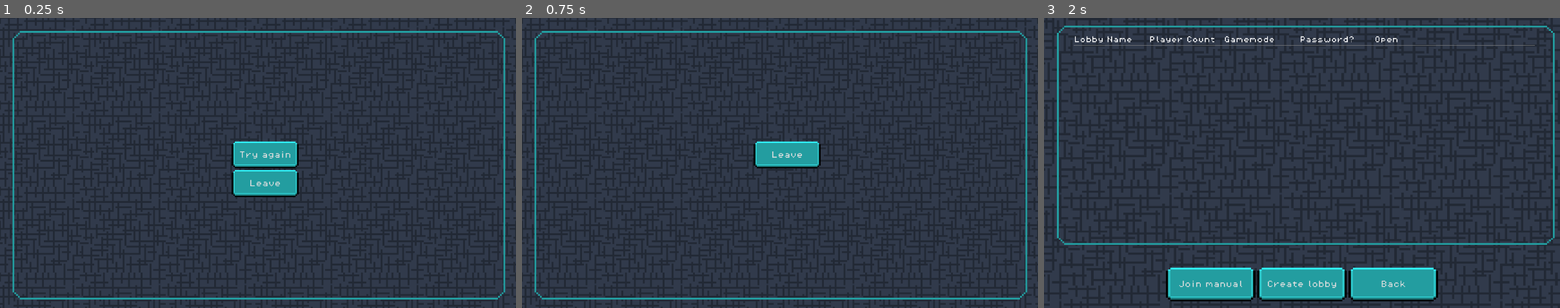
Above: before the commit, frames 1-3 (left to right).
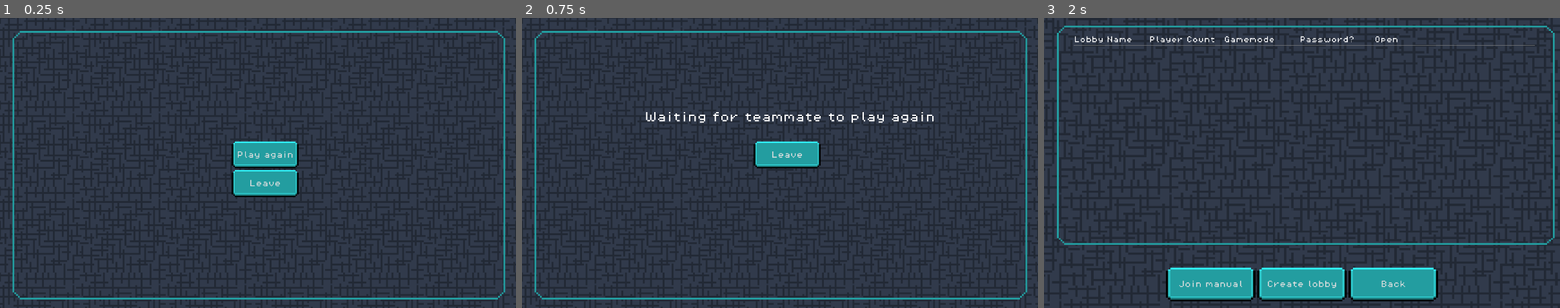
Above: after the commit, the same moments.

Repository: sublollipp/resonant_runners
Game: Godot game, scene res://Scenes/UI/game_over.tscn
Two runs of this game, one before a commit and one after it. Both use one fixed random seed, a clock stepped at 60 frames per second and the inputs below. This scene is started directly instead of the project's main scene.
Inputs:
- Up to frame 1 (0.25 s): no input
- Up to frame 2 (0.75 s): click "Try again" (after the commit: "Play again") at 0.5 s
- Up to frame 3 (2 s): click "Leave" at 1.25 s

The runs differ from the first frame. In frame 1, 0.1% of the frame differs, in the area x 46-57%, y 46-49%; in frame 2, 0.5%, in the area x 24-80%, y 32-37%; in frame 3, nothing differs.

Commit message:
UI snask

Diff:
--- a/Scenes/UI/game_over.tscn
+++ b/Scenes/UI/game_over.tscn
@@ -1,9 +1,10 @@
-[gd_scene load_steps=5 format=3 uid="uid://dmd4xitdm5yln"]
+[gd_scene load_steps=6 format=3 uid="uid://dmd4xitdm5yln"]
 
 [ext_resource type="Script" uid="uid://c4eceknilbe0r" path="res://Scripts/UI/game_over.gd" id="1_jxkuk"]
 [ext_resource type="Texture2D" uid="uid://chs7bqnkftfqf" path="res://Assets/RRUiBackground.png" id="2_w88jv"]
 [ext_resource type="Theme" uid="uid://d2cj50r0jvmm1" path="res://NormalButton.tres" id="2_wpaxx"]
 [ext_resource type="Texture2D" uid="uid://cwi1e2ogb5yeo" path="res://Assets/RRUiStor.png" id="3_ckxb7"]
+[ext_resource type="FontFile" uid="uid://3e2nchtdogv" path="res://Assets/Fonts/PixelOperator8.ttf" id="5_ckxb7"]
 
 [node name="Game Over" type="CanvasLayer"]
 script = ExtResource("1_jxkuk")
@@ -35,15 +36,26 @@
 size_flags_horizontal = 4
 size_flags_vertical = 4
 theme = ExtResource("2_wpaxx")
-text = "Try again"
+text = "Play again"
 
-[node name="Leave" type="Button" parent="VBoxContainer"]
+[node name="quitButton" type="Button" parent="VBoxContainer"]
 custom_minimum_size = Vector2(150, 60)
 layout_mode = 2
 size_flags_horizontal = 4
 size_flags_vertical = 4
 theme = ExtResource("2_wpaxx")
-text = "Leave"
+text = "Leave
+"
+
+[node name="Label" type="Label" parent="."]
+visible = false
+offset_left = 274.0
+offset_top = 210.0
+offset_right = 922.0
+offset_bottom = 234.0
+theme_override_fonts/font = ExtResource("5_ckxb7")
+theme_override_font_sizes/font_size = 24
+text = "Waiting for teammate to play again"
 
 [connection signal="pressed" from="VBoxContainer/TryAgain" to="." method="_on_try_again_pressed"]
-[connection signal="pressed" from="VBoxContainer/Leave" to="." method="_on_leave_pressed"]
+[connection signal="pressed" from="VBoxContainer/quitButton" to="." method="_on_leave_pressed"]
--- a/Scripts/UI/game_over.gd
+++ b/Scripts/UI/game_over.gd
@@ -16,6 +16,7 @@
 func _on_try_again_pressed() -> void:
 	addReadyPlayer()
 	GDSync.call_func(addReadyPlayer)
+	$Label.show()
 	$VBoxContainer/TryAgain.queue_free()
 
 func clientLeft(clientId : int):
--- a/Scripts/portal_handler.gd
+++ b/Scripts/portal_handler.gd
@@ -85,14 +85,14 @@
 			var portal : ColorGate = body.get_parent()
 			if portal.pairedPortal == previousPortal:
 				var portalCollider : StaticBody2D = portal.get_node("StaticBody2D")
-				var pairedPortalCollider : StaticBody2D = portal.pairedPortal.get_node("StaticBody2D")
+				#var pairedPortalCollider : StaticBody2D = portal.pairedPortal.get_node("StaticBody2D")
 				# Gør portalen one-time-use for den spiller der bruger den
 				for i in range(6,8): # Kører for 6 og 7
 					if portalArea.get_collision_mask_value(i):
 						portalCollider.set_collision_layer_value(i, true)
-						pairedPortalCollider.set_collision_layer_value(i, true)
+						#pairedPortalCollider.set_collision_layer_value(i, true)
 				portalCollider.set_collision_layer_value(8, false)
-				pairedPortalCollider.set_collision_layer_value(8, false)
+				#pairedPortalCollider.set_collision_layer_value(8, false)
 
 
 
